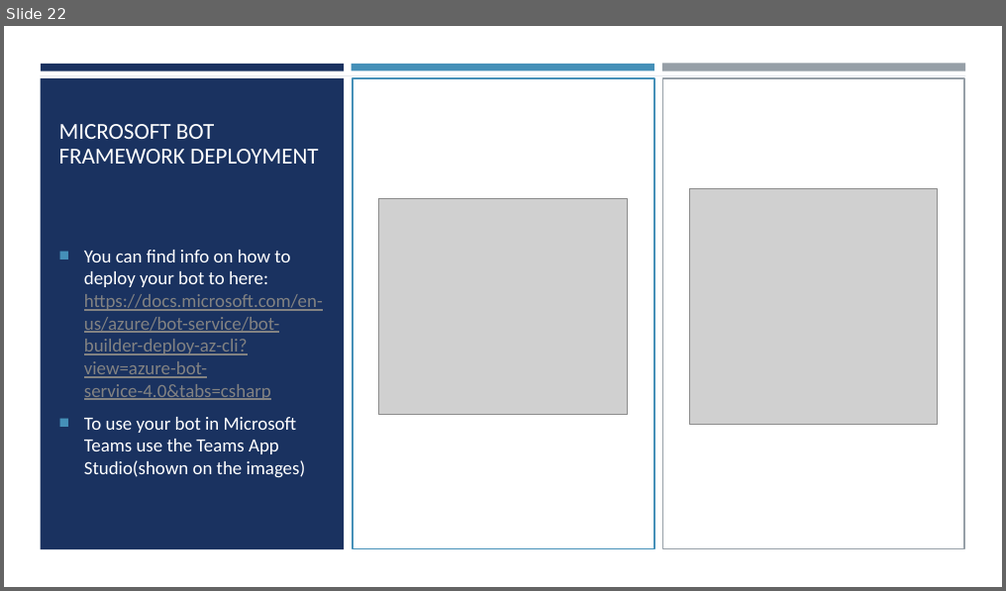
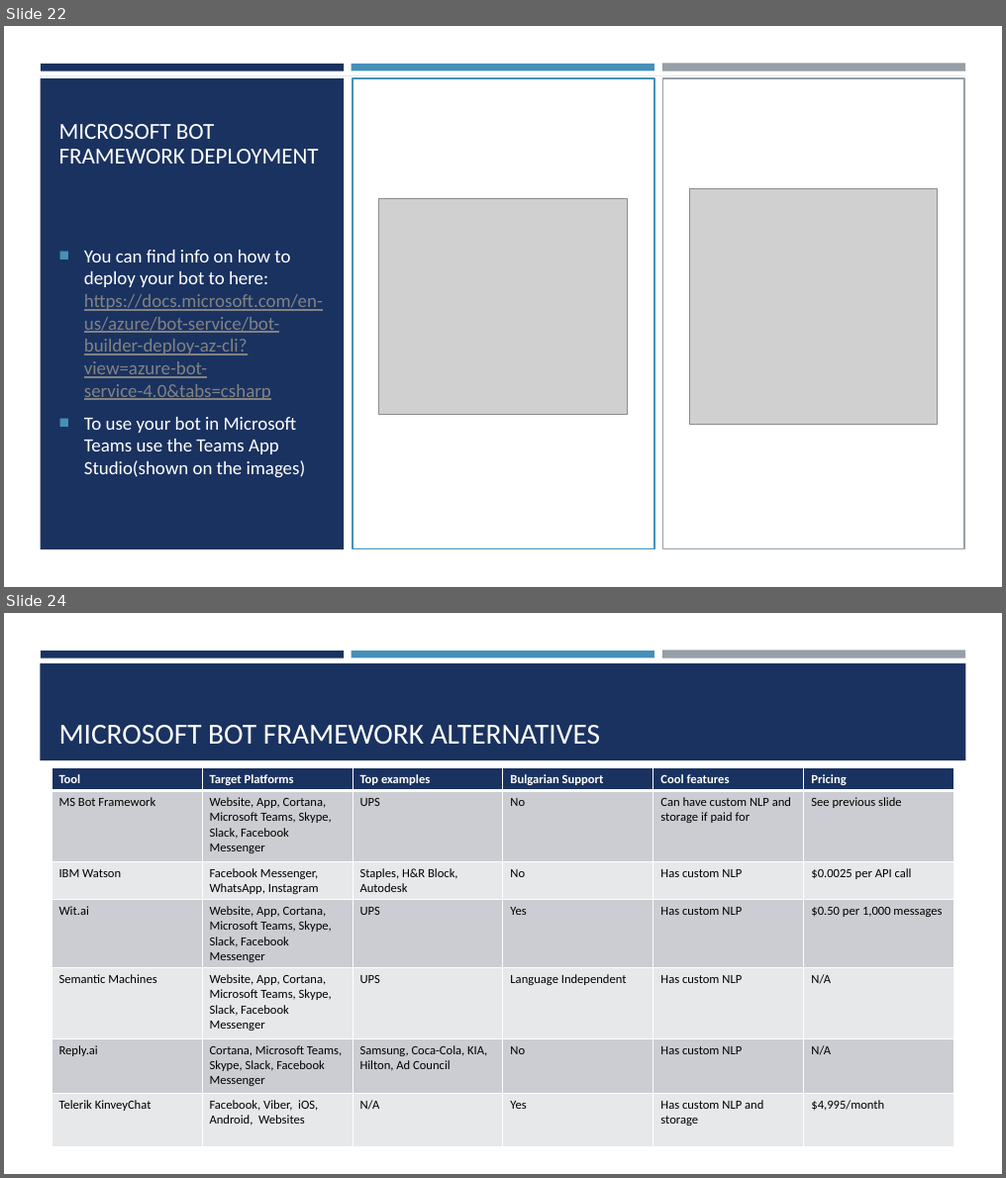
Before and after one commit to KrumovAI/ms-bot-framework-sample, a slide deck: resources/Microsoft Bot Framework.pptx. Shown one above the other, each under a label of ours: slide 22 before the commit, slides 22 and 24 after it; the slides between them are not shown. The pictures are 1006x591 and 1006x1178 pixels, drawn with LibreOffice and Linux fonts; fonts in the diff are those of the drawing; grey boxes stand for pictures. Boxes give left, top, right and bottom in pixels: in the first picture for what was removed or moved away, otherwise in the second. Text is boxed around its words. In the diff, an @@ line names an element or a change of style, - is before the commit and + after.

Commit message:
Presentation pricing and alternatives added

```diff
--- a/resources/Microsoft Bot Framework.pptx
+++ b/resources/Microsoft Bot Framework.pptx
@@ slide 24 added at <box>4,613,1002,1174</box>, background #FFFFFF; not listed: 4 template elements that a slide beside it also shows @@
@@ title added at <box>59,725,600,744</box>, 28 pt, text #FFFFFF @@
+MICROSOFT BOT FRAMEWORK ALTERNATIVES
@@ table added at <box>52,768,954,1146</box>, 7 rows, 6 columns @@
+Tool | Target Platforms | Top examples | Bulgarian Support | Cool features | Pricing
+MS Bot Framework | Website, App, Cortana, Microsoft Teams, Skype, Slack, Facebook Messenger | UPS | No | Can have custom NLP and storage if paid for | See previous slide
+IBM Watson | Facebook Messenger, WhatsApp, Instagram | Staples, H&R Block, Autodesk | No | Has custom NLP | $0.0025 per API call
+Wit.ai | Website, App, Cortana, Microsoft Teams, Skype, Slack, Facebook Messenger | UPS | Yes | Has custom NLP | $0.50 per 1,000 messages
+Semantic Machines | Website, App, Cortana, Microsoft Teams, Skype, Slack, Facebook Messenger | UPS | Language Independent | Has custom NLP | N/A
+Reply.ai | Cortana, Microsoft Teams, Skype, Slack, Facebook Messenger | Samsung, Coca-Cola, KIA, Hilton, Ad Council | No | Has custom NLP | N/A
+Telerik KinveyChat | Facebook, Viber, iOS, Android, Websites | N/A | Yes | Has custom NLP and storage | $4,995/month
```
Also in this commit, not shown: 2 slides changed, 1 other slide added.
